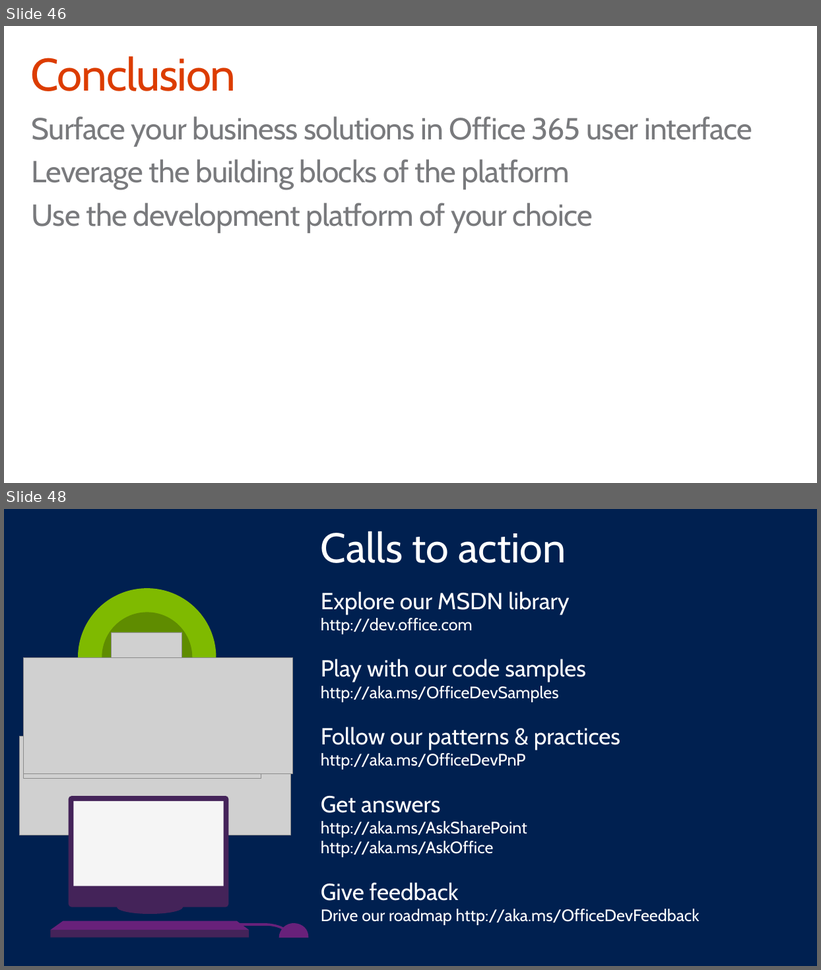
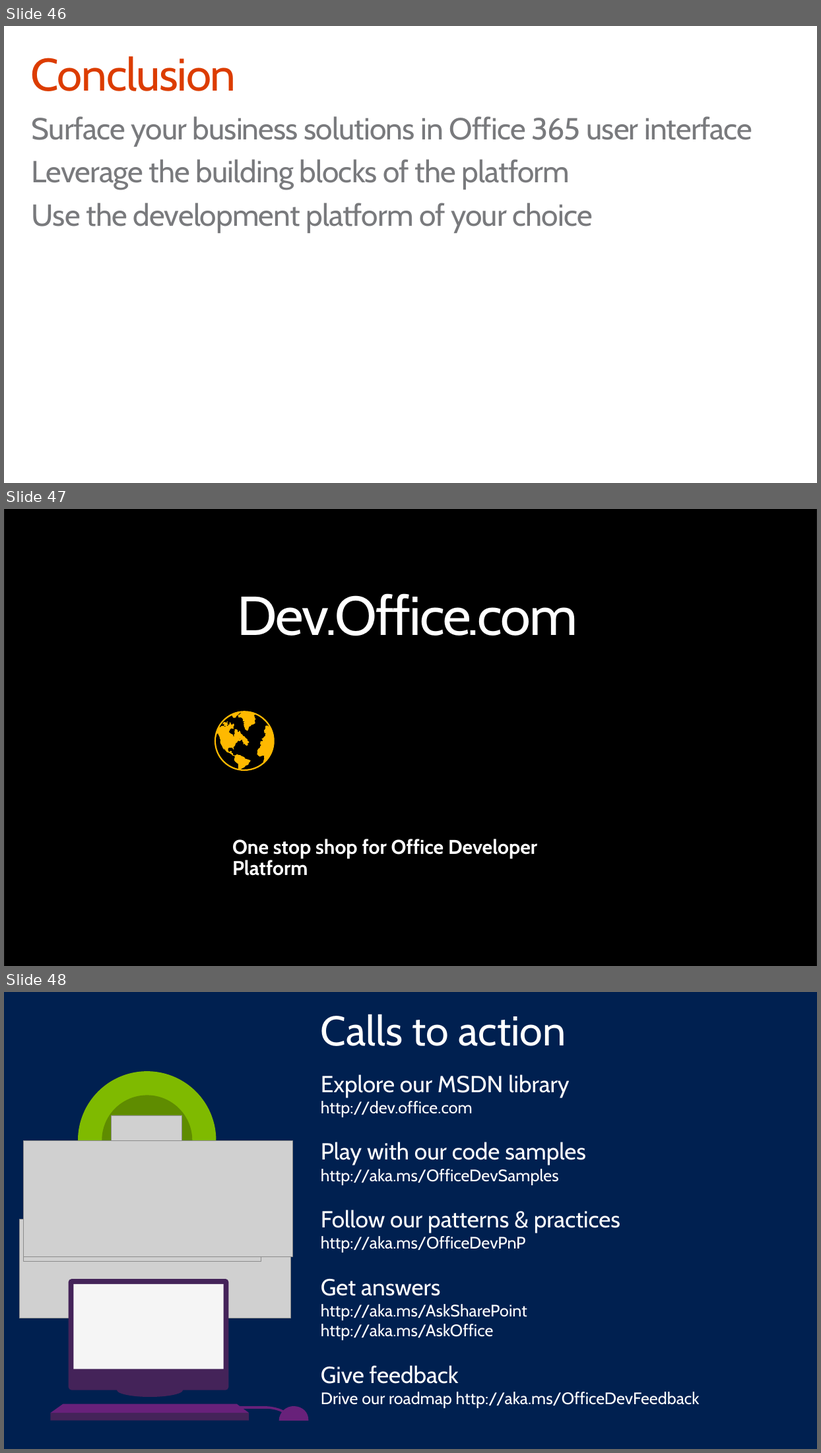
Before and after one commit to OfficeDev/TrainingContent, a slide deck: O3651-3 Getting started with Apps for SharePoint/O3651-3 Office 365 Development App for SharePoint.pptx. Shown one above the other, each under a label of ours: slides 46 and 48 before the commit, slides 46, 47 and 48 after it; the slides between them are not shown. The pictures are 821x970 and 821x1453 pixels, drawn with LibreOffice and Linux fonts; fonts in the diff are those of the drawing; grey boxes stand for pictures; background and template pictures are left out; a plain dark background stands for a picture behind light text. Boxes give left, top, right and bottom in pixels: in the first picture for what was removed or moved away, otherwise in the second. Text is boxed around its words. In the diff, an @@ line names an element or a change of style, - is before the commit and + after.

```diff
--- a/O3651-3 Getting started with Apps for SharePoint/O3651-3 Office 365 Development App for SharePoint.pptx
+++ b/O3651-3 Getting started with Apps for SharePoint/O3651-3 Office 365 Development App for SharePoint.pptx
@@ slide 47 added at <box>4,509,817,966</box>, background picture (left out) @@
@@ rectangle added at <box>4,509,816,966</box>, fill #000000 @@
@@ rectangle added at <box>325,509,497,661</box>, fill #FFFFFF @@
@@ text added at <box>237,597,337,636</box>, 66 pt, text #FFFFFF @@
+Dev.
@@ text added at <box>335,593,471,636</box>, 66 pt, text #FFFFFF @@
+Office
@@ text added at <box>467,607,578,636</box>, 66 pt, text #FFFFFF @@
+.com
@@ freeform shape added at <box>215,711,274,771</box>, fill #FFB900 @@
@@ rectangle added at <box>325,814,497,966</box>, fill #FFFFFF @@
@@ text added at <box>232,839,537,876</box>, 24 pt, text #FFFFFF, bold @@
+One stop shop for Office Developer Platform
```
Also in this commit, not shown: 2 slides changed, 1 slide removed, 5 other files.
